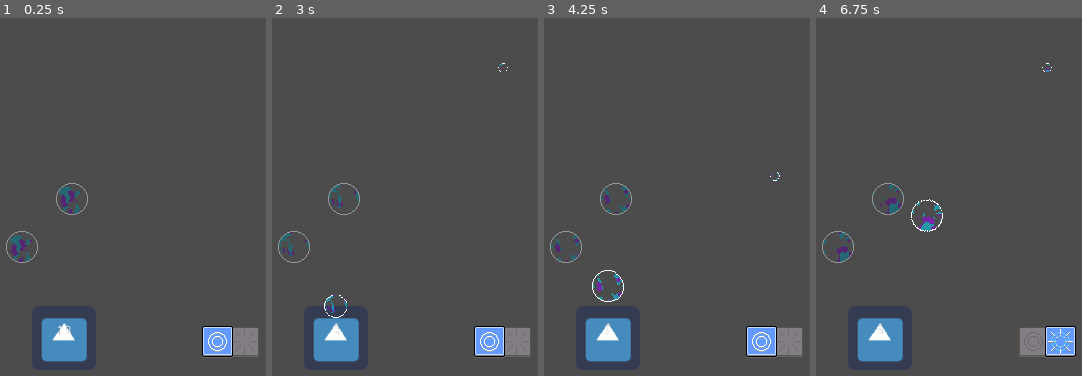
Above: before the commit, frames 1-4 (left to right).
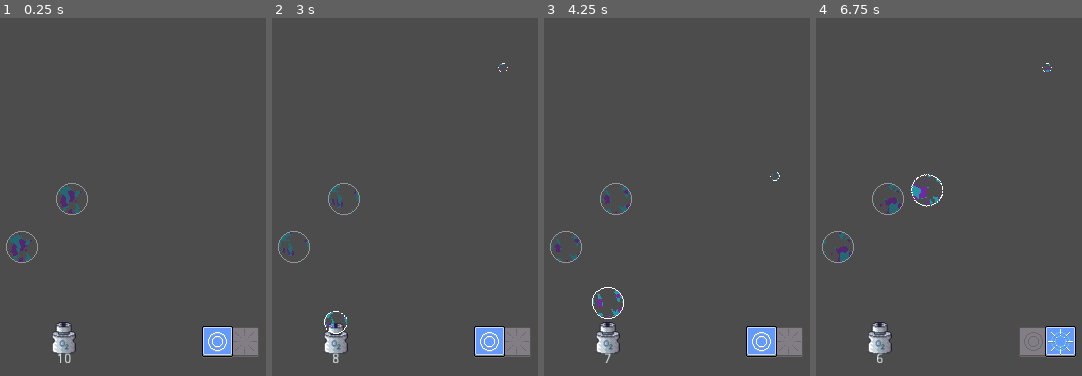
Above: after the commit, the same moments.

Repository: RudyMis/Bubbles
Game: Godot game, scene res://scenes/levels/base/Level.tscn
Two runs of this game, one before a commit and one after it. Both use one fixed random seed, a clock stepped at 60 frames per second and the inputs below. The engine's default icon, where the game draws it, is replaced by a stand-in: a white triangle on a blue panel in a dark square.
Inputs (mouse positions are in pixels of both pictures, inside the frame that each line leads up to; where the layout moved, square brackets give the same spot in the first picture):
- Up to frame 1 (0.25 s): no input
- Up to frame 2 (3 s): click (335, 343) [335, 347] at 0.5 s; click (503, 197) at 1.25 s; click (503, 343) at 2 s; click (503, 343) at 2.75 s
- Up to frame 3 (4.25 s): click (775, 197) at 3.5 s
- Up to frame 4 (6.75 s): click (879, 343) [879, 347] at 4.25 s; click (1047, 197) at 5 s; click (1047, 343) at 5.75 s; click (879, 343) [879, 347] at 6.5 s

The runs differ from the first frame. In frame 1, 2.1% of the frame differs, in the area x 15-33%, y 83-97%; in frame 2, 2.3%; in frame 3, 2.6%; in frame 4, 2.8%, in the area x 15-48%, y 43-97%.

Commit message:
Grafa dispensera

Diff:
--- a/assets/BubbleShader.tres
+++ b/assets/BubbleShader.tres
@@ -45,6 +45,7 @@
 		COLOR = tex;
 	}
 }"
+custom_defines = ""
 
 [sub_resource type="OpenSimplexNoise" id=2]
 period = 116.8
--- a/scenes/levels/base/BubbleSpawner.tscn
+++ b/scenes/levels/base/BubbleSpawner.tscn
@@ -1,13 +1,48 @@
-[gd_scene load_steps=4 format=2]
+[gd_scene load_steps=10 format=2]
 
-[ext_resource path="res://icon.png" type="Texture" id=1]
+[ext_resource path="res://assets/dispenser.png" type="Texture" id=1]
 [ext_resource path="res://scenes/levels/base/bubble_spawner.gd" type="Script" id=2]
 [ext_resource path="res://scenes/bubbles/BubbleScanner.tscn" type="PackedScene" id=3]
 
-[node name="BubbleSpawner" type="Sprite" groups=[
+[sub_resource type="AtlasTexture" id=1]
+flags = 4
+atlas = ExtResource( 1 )
+region = Rect2( 0, 0, 24, 32 )
+
+[sub_resource type="AtlasTexture" id=2]
+flags = 4
+atlas = ExtResource( 1 )
+region = Rect2( 24, 0, 24, 32 )
+
+[sub_resource type="AtlasTexture" id=3]
+flags = 4
+atlas = ExtResource( 1 )
+region = Rect2( 48, 0, 24, 32 )
+
+[sub_resource type="AtlasTexture" id=4]
+flags = 4
+atlas = ExtResource( 1 )
+region = Rect2( 72, 0, 24, 32 )
+
+[sub_resource type="AtlasTexture" id=5]
+flags = 4
+atlas = ExtResource( 1 )
+region = Rect2( 96, 0, 24, 32 )
+
+[sub_resource type="SpriteFrames" id=6]
+animations = [ {
+"frames": [ SubResource( 1 ), SubResource( 2 ), SubResource( 3 ), SubResource( 4 ), SubResource( 5 ) ],
+"loop": true,
+"name": "plumm",
+"speed": 5.0
+} ]
+
+[node name="BubbleSpawner" type="AnimatedSprite" groups=[
 "BubbleSpawner",
 ]]
-texture = ExtResource( 1 )
+frames = SubResource( 6 )
+animation = "plumm"
+speed_scale = 0.5
 script = ExtResource( 2 )
 ps_bubble_scanner = ExtResource( 3 )
 label = NodePath("GuiIGuess/VBoxContainer/LiczbaBaniek")
@@ -15,34 +50,24 @@
 timer = NodePath("Timer")
 
 [node name="GuiIGuess" type="CenterContainer" parent="."]
-anchor_right = 1.0
-anchor_bottom = 1.0
-margin_left = -32.0
-margin_top = -32.0
-margin_right = -32.0
-margin_bottom = -32.0
+anchor_left = 0.5
+anchor_top = 0.5
+anchor_right = 0.5
+anchor_bottom = 0.5
+margin_left = -24.0
+margin_top = -16.0
 __meta__ = {
 "_edit_use_anchors_": false
 }
 
 [node name="VBoxContainer" type="VBoxContainer" parent="GuiIGuess"]
-margin_left = 27.0
-margin_top = 18.0
-margin_right = 37.0
-margin_bottom = 46.0
-
-[node name="LiczbaBaniek" type="Label" parent="GuiIGuess/VBoxContainer"]
-margin_right = 10.0
-margin_bottom = 14.0
-align = 1
-__meta__ = {
-"_edit_use_anchors_": false
-}
+margin_left = 7.0
+margin_right = 17.0
+margin_bottom = 28.0
 
 [node name="Guzik" type="TextureButton" parent="GuiIGuess/VBoxContainer"]
-margin_top = 18.0
 margin_right = 10.0
-margin_bottom = 28.0
+margin_bottom = 10.0
 rect_min_size = Vector2( 10, 10 )
 toggle_mode = true
 stretch_mode = 5
@@ -50,13 +75,21 @@
 "_edit_use_anchors_": false
 }
 
+[node name="LiczbaBaniek" type="Label" parent="GuiIGuess/VBoxContainer"]
+margin_top = 14.0
+margin_right = 10.0
+margin_bottom = 28.0
+align = 1
+__meta__ = {
+"_edit_use_anchors_": false
+}
+
 [node name="SpawnPoint" type="Position2D" parent="."]
-position = Vector2( 0, -32.128 )
+position = Vector2( 0, -16 )
 
 [node name="Timer" type="Timer" parent="."]
 wait_time = 2.0
 
 [node name="Tween" type="Tween" parent="."]
-
 [connection signal="toggled" from="GuiIGuess/VBoxContainer/Guzik" to="." method="_on_button_toggled"]
 [connection signal="timeout" from="Timer" to="." method="_spawn_bubble"]
--- a/scenes/levels/base/Level.tscn
+++ b/scenes/levels/base/Level.tscn
@@ -55,7 +55,6 @@
 
 [node name="BubbleSpawner" parent="." instance=ExtResource( 8 )]
 position = Vector2( 152.695, 320.334 )
-
 [connection signal="button_down" from="CreateBubbles" to="CreateBubbles" method="_create_bubble_scanner"]
 [connection signal="button_up" from="CreateBubbles" to="CreateBubbles" method="_on_button_released"]
 [connection signal="no_bubbles" from="BubbleSpawner" to="." method="_on_no_bubbles"]
--- a/scenes/levels/base/bubble_spawner.gd
+++ b/scenes/levels/base/bubble_spawner.gd
@@ -1,4 +1,4 @@
-extends Sprite
+extends AnimatedSprite
 
 signal no_bubbles
 
@@ -34,8 +34,13 @@
 	bubble_scanner.start_growing(timer.wait_time / 2.0, bubble_scale)
 	yield(get_tree(), "idle_frame")
 	bubble_scanner.set_visible(true)
-
+	play("plumm")
 	remove_bubble()
 
 func _on_button_toggled(button_toggle : bool):
 	timer.start() if button_toggle else timer.stop()
+	if button_toggle:
+		play("plumm")
+	else:
+		stop()
+		frame = 0
Binary file removed: Assets/dispenser.ase
Binary file removed: Assets/woda1.ase
Binary file removed: Assets/woda2.ase
Renamed: Assets/dispenser.png -> assets/dispenser.png
Not shown, changed: assets/dispenser.png.import
Renamed: Assets/woda1.png -> assets/woda1.png
Not shown, changed: assets/woda1.png.import
Renamed: Assets/woda2.png -> assets/woda2.png
Not shown, changed: assets/woda2.png.import
